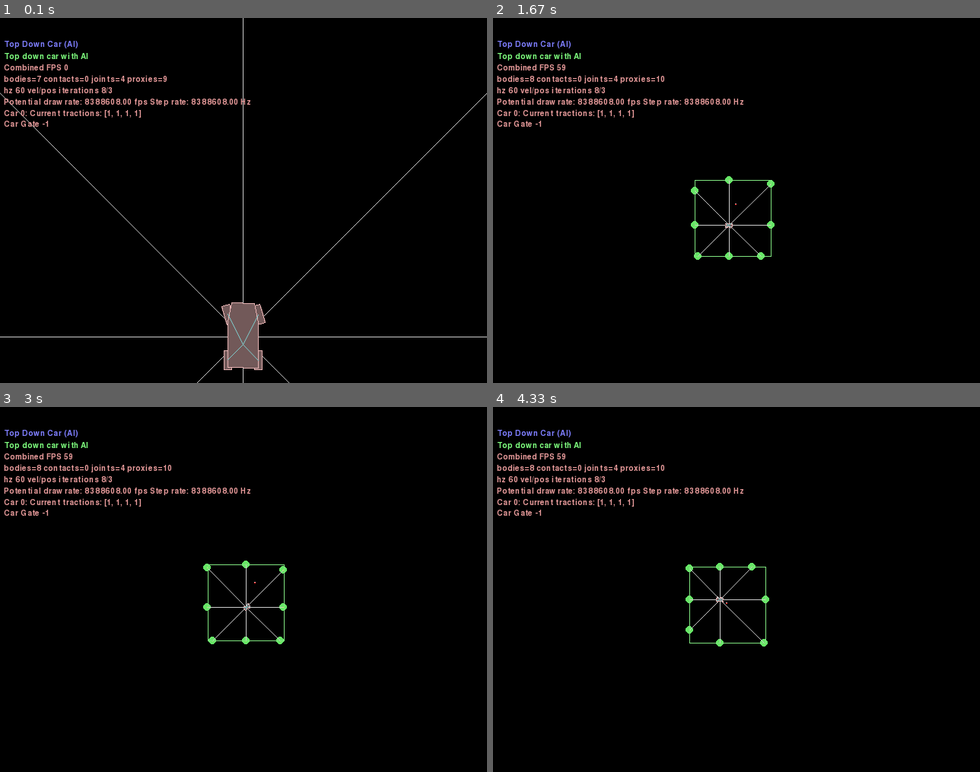
Above: before the commit, frames 1-4 (two rows, left to right).
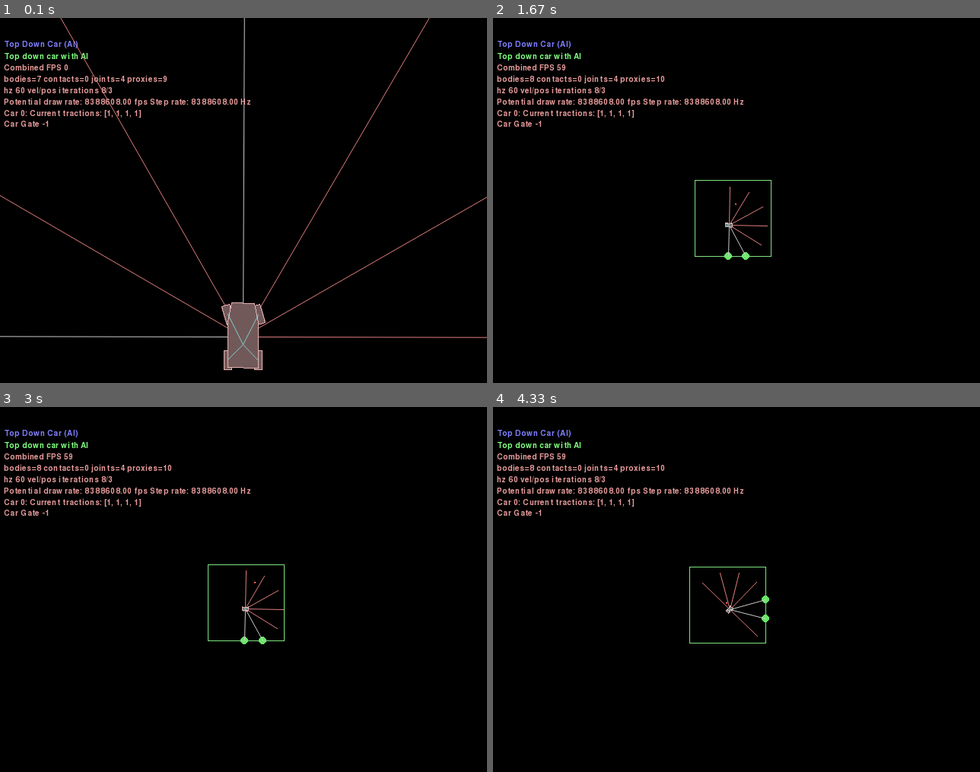
Above: after the commit, the same moments.

Repository: Alluvial-Gold/super-duper-potato-ml
Game: pygame game, started from carPhysics/TDCarAiFramework.py
The game is run twice, just before and just after one commit, with the same random seed, the same clock (stepped at 60 frames per second) and the same inputs.
Inputs (mouse positions are in pixels of both pictures, inside the frame that each line leads up to):
- Up to frame 1 (0.1 s): no input
- Up to frame 2 (1.67 s): tap Space at 0.33, 0.73, 1.03, 1.23, 1.57 s; hold Right 0.67-1.13 s; move the mouse to (736, 222) at 0.7 s; tap Z at 0.82 s; hold Up 1.17-1.47 s; move the mouse to (619, 204) at 1.2 s; tap Home at 1.32 s; hold Right from 1.5 s (still down); move the mouse to (785, 280) at 1.53 s
- Up to frame 3 (3 s): tap Space at 1.87, 2.07, 2.37, 2.63, 2.97 s; release Right at 1.97 s; hold Left 2-2.53 s; move the mouse to (92, 673) at 2.03 s; tap Z at 2.15 s; hold Down 2.57-2.87 s; move the mouse to (423, 717) at 2.6 s; tap Home at 2.72 s; hold Left from 2.9 s (still down); move the mouse to (301, 622) at 2.93 s
- Up to frame 4 (4.33 s): tap Space at 3.27, 3.4, 3.8, 4.1 s; release Left at 3.3 s; hold Up 3.33-3.7 s; move the mouse to (746, 465) at 3.37 s; tap Z at 3.48 s; hold Right from 3.73 s (still down); move the mouse to (619, 516) at 3.77 s; tap Home at 3.88 s

The runs differ from the first frame. In frame 1, 1.7% of the frame differs, in the area x 0-100%, y 0-100%; in frame 2, 0.4%; in frame 3, 0.5%; in frame 4, 0.5%.

Commit message:
Make raycast angle relative to car & add distance output

Diff:
--- a/carPhysics/TDCarAiFramework.py
+++ b/carPhysics/TDCarAiFramework.py
@@ -124,34 +124,41 @@
         self.renderer.DrawSegment(cb_point, head, s2_color)
 
     def DoRaycast(self, car, angle, length=50):
-        # TODO make angle relative to direction of car
         callback = RayCastClosestCallback()
+
         wc = car.body.worldCenter
+        car_normal = car.body.GetWorldVector(b2Vec2(0, 1))
+        body_angle = np.arctan2(car_normal(1), car_normal(0))
+        total_angle = body_angle + np.deg2rad(angle)
+
         point1 = wc
-        change = b2Vec2(np.sin(np.deg2rad(angle)), np.cos(np.deg2rad(angle))) * length
+        change = b2Vec2(np.cos(total_angle), np.sin(total_angle)) * length
         point2 = wc + change
 
         self.world.RayCast(callback, point1, point2)
 
-        point1 = self.renderer.to_screen(point1)
-        point2 = self.renderer.to_screen(point2)
-
         if callback.hit:
-            # TODO return distance
+            distance = np.linalg.norm(point1 - callback.point)
+            point1 = self.renderer.to_screen(point1)
             self.DrawRaycastHit(point1, callback.point, callback.normal)
         else:
+            distance = length
+            point1 = self.renderer.to_screen(point1)
+            point2 = self.renderer.to_screen(point2)
             self.renderer.DrawSegment(point1, point2, b2Color(0.9, 0.5, 0.5))
+
+        return distance
+
 
     def Step(self, settings):
         # TODO put the controller section in here
-        desired_speed = 30
+        desired_speed = 10
         desired_angle = math.radians(40)
-
-        for angle in range(0, 360, 45):
-            self.DoRaycast(self.cars[0], angle, 100)
 
         for car in self.cars:
             car.update(desired_speed, desired_angle, settings.hz)
+            for angle in range(-90, 91, 30):
+                self.DoRaycast(car, angle)
 
         super(TDCarAiFramework, self).Step(settings)
 
